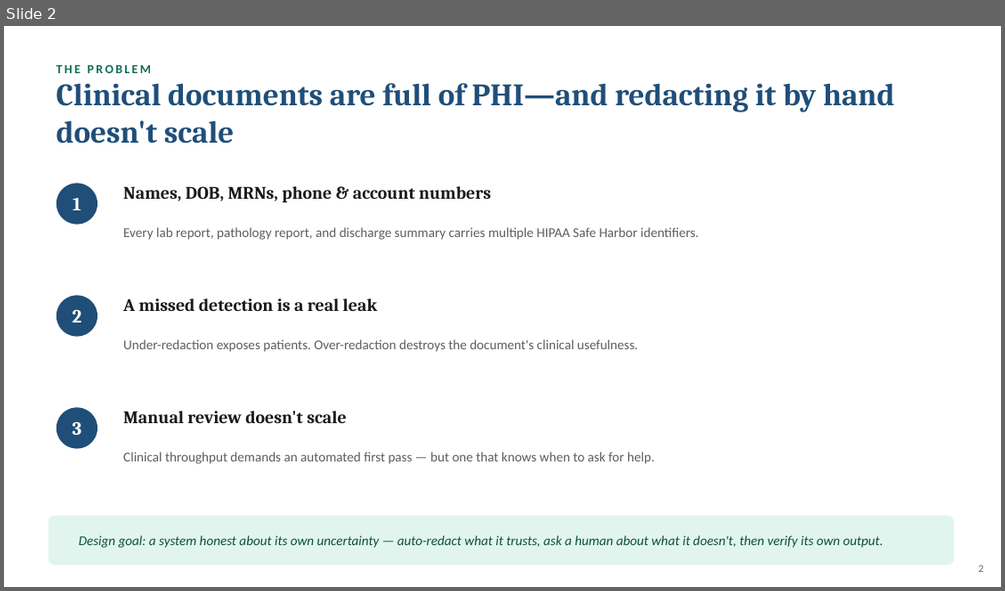
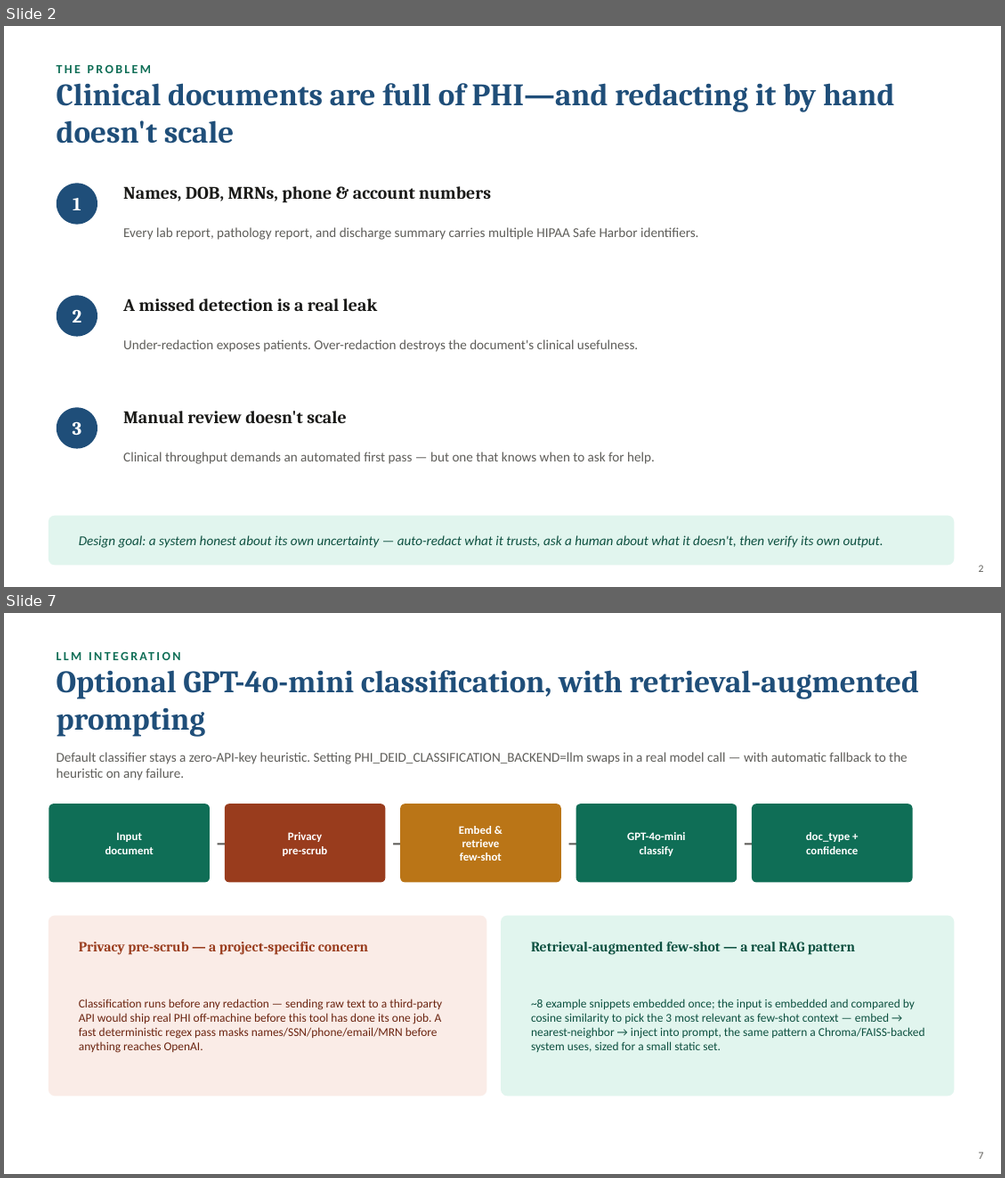
Before and after one commit to Ramya192/phi-deidentification, a slide deck: Capstone_Presentation.pptx. Shown one above the other, each under a label of ours: slide 2 before the commit, slides 2 and 7 after it; the slides between them are not shown. The pictures are 1005x591 and 1005x1178 pixels, drawn with LibreOffice and Linux fonts; fonts in the diff are those of the drawing. Boxes give left, top, right and bottom in pixels: in the first picture for what was removed or moved away, otherwise in the second. Text is boxed around its words. In the diff, an @@ line names an element or a change of style, - is before the commit and + after.

```diff
--- a/Capstone_Presentation.pptx
+++ b/Capstone_Presentation.pptx
@@ slide 7 added at bbox=[4, 613, 1001, 1174], background #FFFFFF @@
@@ text added at bbox=[57, 670, 919, 737], 30 pt, text #1F4E79, bold @@
+Optional GPT-4o-mini classification, with retrieval-augmented prompting
@@ text added at bbox=[57, 752, 907, 780], 13 pt, text #5F5E5A @@
+Default classifier stays a zero-API-key heuristic. Setting PHI_DEID_CLASSIFICATION_BACKEND=llm swaps in a real model call — with automatic fallback to the heuristic on any failure.
@@ text added at bbox=[355, 752, 583, 763], 12 pt, text #0F6E56, bold @@
+LLM INTEGRATION
@@ rounded rectangle added at bbox=[48, 803, 210, 882], fill #0F6E56 @@
@@ text added at bbox=[210, 803, 225, 882], 16 pt, text #5F5E5A, bold @@
+→
@@ rounded rectangle added at bbox=[225, 803, 386, 882], fill #993C1D @@
@@ text added at bbox=[386, 803, 400, 882], 16 pt, text #5F5E5A, bold @@
+→
@@ rounded rectangle added at bbox=[400, 803, 561, 882], fill #BA7517 @@
@@ text added at bbox=[459, 826, 502, 860], 11 pt, text #FFFFFF, bold @@
+Embed &
+retrieve
+few-shot
@@ text added at bbox=[561, 803, 576, 882], 16 pt, text #5F5E5A, bold @@
+→
@@ rounded rectangle added at bbox=[576, 803, 736, 882], fill #0F6E56 @@
@@ text added at bbox=[736, 803, 752, 882], 16 pt, text #5F5E5A, bold @@
+→
@@ rounded rectangle added at bbox=[752, 803, 913, 882], fill #0F6E56 @@
@@ text added at bbox=[105, 832, 154, 854], 11 pt, text #FFFFFF, bold @@
+Input
+document
@@ text added at bbox=[283, 832, 328, 856], 11 pt, text #FFFFFF, bold @@
+Privacy
+pre-scrub
@@ text added at bbox=[627, 832, 685, 856], 11 pt, text #FFFFFF, bold @@
+GPT-4o-mini
+classify
@@ text added at bbox=[806, 832, 858, 854], 11 pt, text #FFFFFF, bold @@
+doc_type +
+confidence
@@ rounded rectangle added at bbox=[48, 916, 486, 1095], fill #FAECE7, outline #FAECE7 1 pt @@
@@ rounded rectangle added at bbox=[502, 916, 954, 1095], fill #E1F5EE, outline #E1F5EE 1 pt @@
@@ text added at bbox=[79, 941, 368, 955], 13.5 pt, text #993C1D, bold @@
+Privacy pre-scrub — a project-specific concern
@@ text added at bbox=[531, 941, 855, 955], 13.5 pt, text #0D5040, bold @@
+Retrieval-augmented few-shot — a real RAG pattern
@@ text added at bbox=[79, 998, 442, 1053], 11.5 pt, text #6B2410 @@
+Classification runs before any redaction — sending raw text to a third-party API would ship real PHI off-machine before this tool has done its one job. A fast deterministic regex pass masks names/SSN/phone/email/MRN before anything reaches OpenAI.
@@ text added at bbox=[531, 998, 925, 1052], 11.5 pt, text #0D5040 @@
+~8 example snippets embedded once; the input is embedded and compared by cosine similarity to pick the 3 most relevant as few-shot context — embed → nearest-neighbor → inject into prompt, the same pattern a Chroma/FAISS-backed system uses, sized for a small static set.
@@ text added at bbox=[979, 1151, 984, 1159], 10 pt, text #5F5E5A @@
+7
```
Also in this commit, not shown: 10 slides changed, 6 other slides added, 46 other files.
